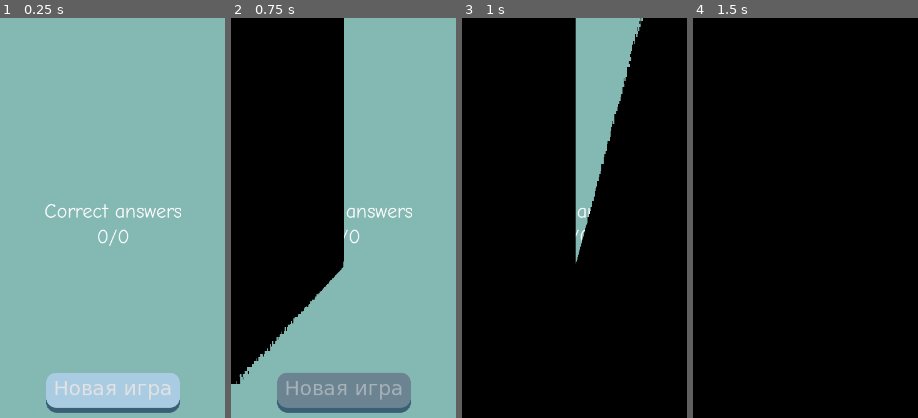
Above: before the commit, frames 1-4 (left to right).
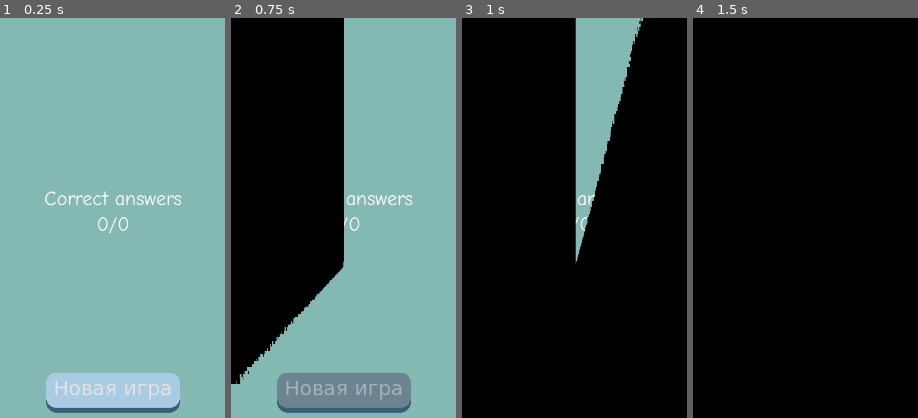
Above: after the commit, the same moments.

Repository: ash4rk/ad-aurum-quiz
Game: Godot game, scene res://scenes/end_game_screen.tscn
The game is run twice, just before and just after one commit, with the same random seed, the same clock (stepped at 60 frames per second) and the same inputs. This scene is started directly instead of the project's main scene.
Inputs:
- Up to frame 1 (0.25 s): no input
- Up to frame 2 (0.75 s): click "Новая игра" at 0.5 s
- Up to frame 3 (1 s): no input
- Up to frame 4 (1.5 s): click "4" at 1.25 s
The pictures show only the part of the screen within x 25-75%, y 19-69%; the shares and areas given below are measured in that part.

The runs differ from the first frame. In frame 1, 1.6% of the frame differs, in the area x 20-81%, y 43-57%; in frame 2, 0.8%; in frame 3, 0.2%; in frame 4, nothing differs.

Commit message:
FEAT: Add percentage to end game screen with color ratio

Diff:
--- a/scenes/end_game_screen.gd
+++ b/scenes/end_game_screen.gd
@@ -5,10 +5,15 @@
 var correct_answers: int
 var number_of_questions: int
 @onready var correct_answers_value_label = $VBoxContainer/CorrectAnswersValueLabel
+@onready var percentage_label = $VBoxContainer/PercentageLabel
 @onready var new_game_button = $NewGameButton
+
 
 func _ready():
 	correct_answers_value_label.text = str(correct_answers) + "/" + str(number_of_questions)
+	var percent = float(correct_answers)/float(number_of_questions)
+	percentage_label.text = str(snapped(percent*100, 0.01)) + "%"
+	percentage_label.modulate = Color.DARK_RED.lerp(Color.GREEN, percent)
 
 func _process(delta):
 	new_game_button.disabled = SceneManager.is_transitioning
--- a/scenes/end_game_screen.tscn
+++ b/scenes/end_game_screen.tscn
@@ -1,7 +1,8 @@
-[gd_scene load_steps=3 format=3 uid="uid://ckyut7mb5pl2s"]
+[gd_scene load_steps=4 format=3 uid="uid://ckyut7mb5pl2s"]
 
 [ext_resource type="Script" path="res://scenes/end_game_screen.gd" id="1_4av2x"]
 [ext_resource type="Theme" uid="uid://6ceu4e4sceig" path="res://assets/main_theme.tres" id="2_1wiv4"]
+[ext_resource type="FontFile" uid="uid://dl7t0uwwqijb7" path="res://assets/fonts/ComicNeue-Bold.ttf" id="3_y57c2"]
 
 [node name="EndGameScreen" type="Node"]
 script = ExtResource("1_4av2x")
@@ -38,6 +39,12 @@
 horizontal_alignment = 1
 vertical_alignment = 1
 
+[node name="PercentageLabel" type="Label" parent="VBoxContainer"]
+layout_mode = 2
+theme_override_fonts/font = ExtResource("3_y57c2")
+text = "99%"
+horizontal_alignment = 1
+
 [node name="NewGameButton" type="Button" parent="."]
 anchors_preset = 8
 anchor_left = 0.5
